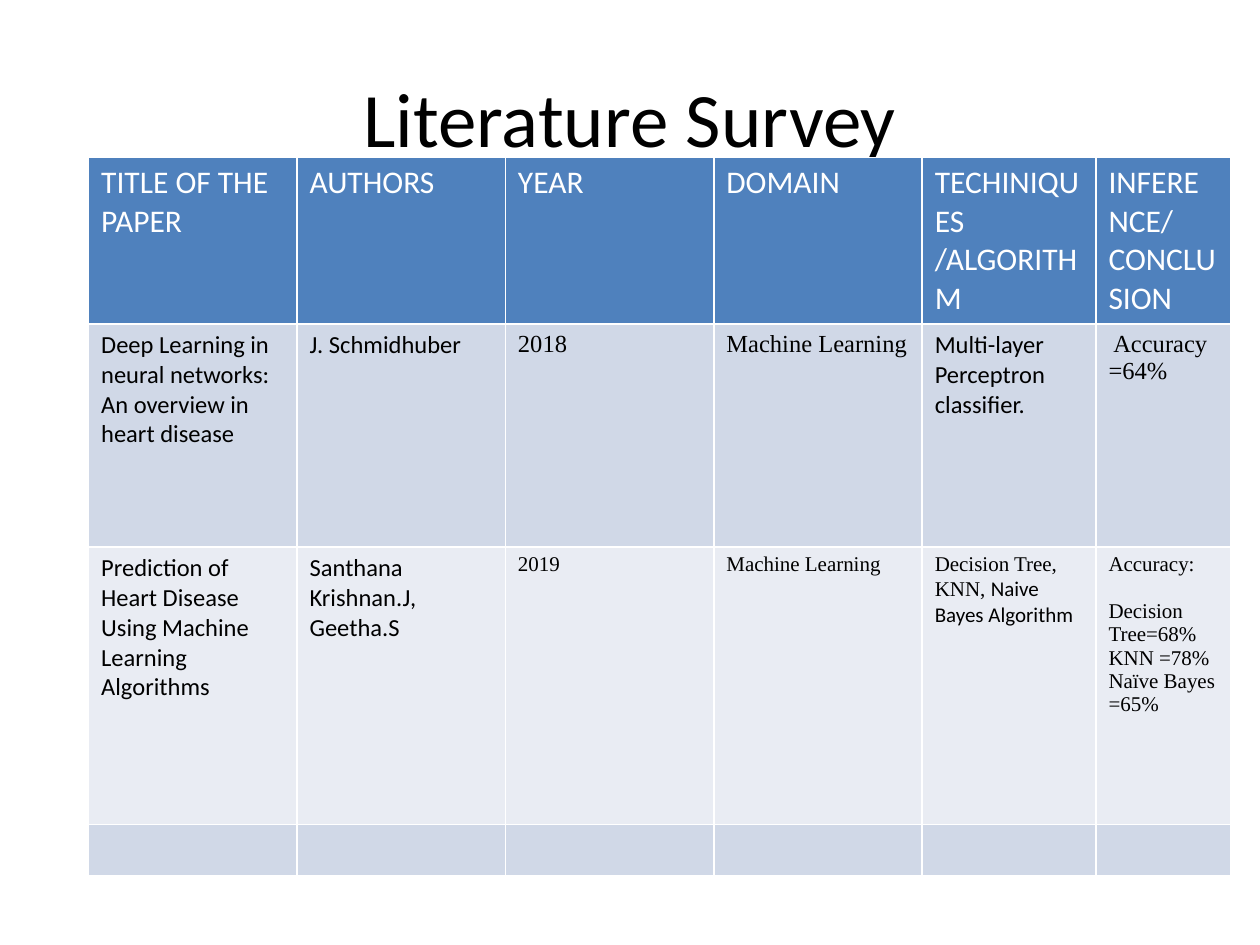
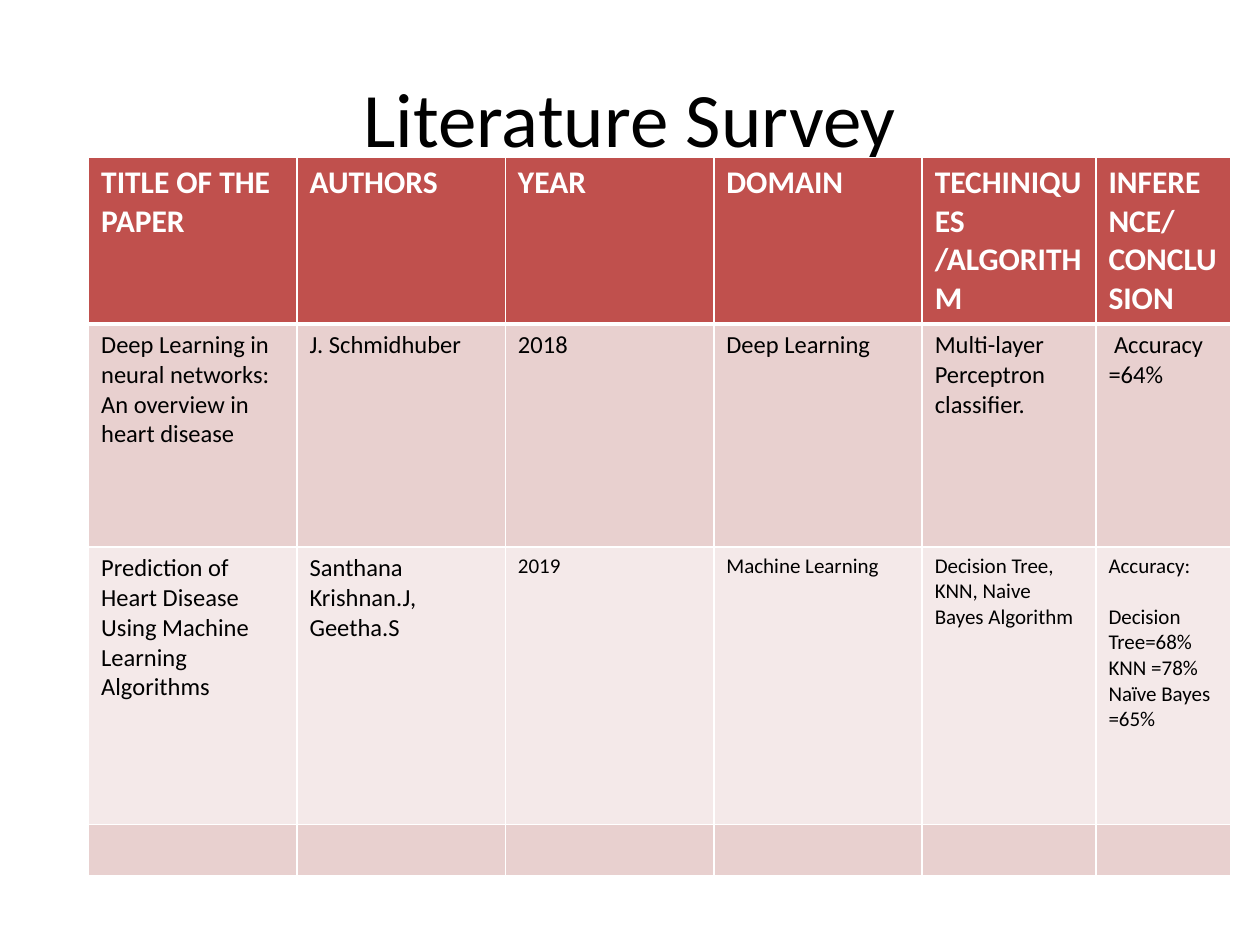
Before and after one commit to sathyapramod/ml-heart-survial, a slide deck: slide 5 of SathyaPramod.pptx. Drawn at 1260x945 pixels with LibreOffice and Linux fonts; fonts in the diff are those of the drawing; background and template pictures are left out. Boxes give left, top, right and bottom in pixels: in the first picture for what was removed or moved away, otherwise in the second. Text is boxed around its words. In the diff, an @@ line names an element or a change of style, - is before the commit and + after.

```diff
--- a/SathyaPramod.pptx
+++ b/SathyaPramod.pptx
@@ table at [88,158,1228,873] @@
-row 2, column 4: Machine Learning
+row 2, column 4: Deep Learning
@@ fill #4F81BD to #C0504D in row 1 @@
@@ fill #D0D8E8 to #E8D0D0 in 12 cells @@
@@ fill #E9EDF4 to #F4E9E9 in row 3 @@
@@ bold on in "TITLE OF THE PAPER", "AUTHORS", "YEAR", "DOMAIN" and 2 more places @@
@@ font Times New Roman to Calibri in "2018", "Accuracy =64%", "2019", "Machine Learning" and 5 more places @@
```
Also in this commit, not shown: 4 other slides changed, 1 other file.
